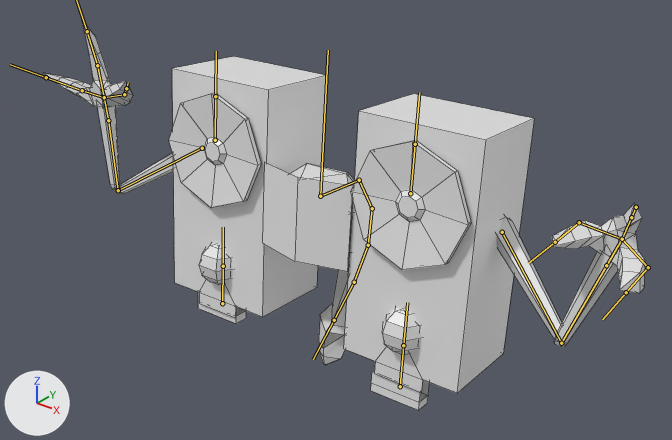
An edit to the FBX model Assets/Models/Monsters/Speaktre/speaktre3.fbx, drawn before and after from the same camera.
Rendered twice from a 50 mm lens placed at (12.04, -13.1, 13.71), pointed at (0.37, 1.49, 4.66). The axes (+X, +Y, +Z) are drawn at lower left. The lights are the same throughout. Both versions are drawn at frame 1 of the action 'Armature|Arm_R.001Action'; the numbers are the values there. The bones that bend it are drawn over the model as lines. Mesh edges are drawn as thin lines.

The first picture shows 'Arm_L', 'Arm_R', 'Body', 'Mouth_L', 'Mouth_R', 'Speaker_L', 'Speaker_R'.
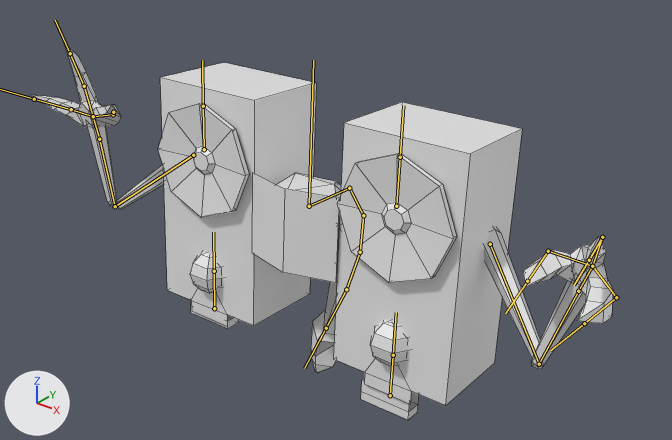
Changed parts and their boxes [x1, y1, x2, y2] in the pictures (672 x 440 px):
'Body', posed: before [172, 56, 534, 393]; after [160, 63, 522, 406]
'Speaker_L', posed: before [351, 140, 471, 270]; after [337, 153, 456, 282]
'Arm_L', posed (13% narrower): before [496, 203, 645, 347]; after [484, 227, 613, 369]
'Speaker_R', posed: before [169, 93, 261, 208]; after [158, 103, 249, 217]
'Arm_R', posed: before [44, 21, 173, 194]; after [32, 43, 164, 209]
'Mouth_L', posed: before [371, 371, 429, 410]; after [361, 380, 419, 420]
'Mouth_R', posed: before [198, 292, 246, 323]; after [191, 306, 238, 328]
bone 'Bone', root to tip: before (320, 196) to (328, 50); after (309, 206) to (313, 60)
bone 'Bone.006', root to tip: before (222, 303) to (223, 266); after (214, 308) to (214, 271)
bone 'Bone.010', root to tip: before (202, 148) to (118, 190); after (193, 155) to (115, 206)
bone 'Bone.011', root to tip: before (118, 190) to (108, 120); after (115, 206) to (99, 139)
bone 'Bone.018', root to tip: before (502, 232) to (561, 343); after (490, 244) to (539, 364)
bone 'Bone.019', root to tip: before (561, 343) to (606, 265); after (539, 364) to (578, 291)
bone 'Bone.021', root to tip: before (636, 207) to (631, 217); after (602, 237) to (589, 260)
bone 'Bone.023', root to tip: before (648, 267) to (626, 292); after (616, 297) to (584, 323)
bone 'Bone.025', root to tip: before (579, 222) to (555, 242); after (548, 251) to (527, 281)

What the commit changed:
Bone 'Bone' (bone_bone) moves from (0.25, 0.55, -1.12) to (0.19, 0.41, -0.8).
Bone 'Bone' (bone_bone) turns from (-6, 3, 0) to (-4, 2, 0) degrees about its own x, y and z.
Bone 'Bone.006' (bone_bone_006) moves from (0.03, 0.16, 0.0) to (0.02, 0.25, 0.0).
Bone 'Bone.010' (bone_bone_010) turns from (56, -47, -22) to (66, -50, -29) degrees about its own x, y and z.
Bone 'Bone.011' (bone_bone_011) turns from (-58, -6, -137) to (-56, -10, -135) degrees about its own x, y and z.
Bone 'Bone.018' (bone_bone_018) turns from (47, 78, 4) to (35, 77, -14) degrees about its own x, y and z.
Bone 'Bone.019' (bone_bone_019) turns from (-149, 10, 75) to (-143, 13, 72) degrees about its own x, y and z.
Bone 'Bone.021' (bone_bone_021) turns from (-39, 17, -55) to (-41, 10, -62) degrees about its own x, y and z.
Bone 'Bone.023' (bone_bone_023) turns from (-11, 12, -23) to (-11, 10, -31) degrees about its own x, y and z.
Bone 'Bone.025' (bone_bone_025) turns from (-12, -15, -25) to (-19, -17, -29) degrees about its own x, y and z.
